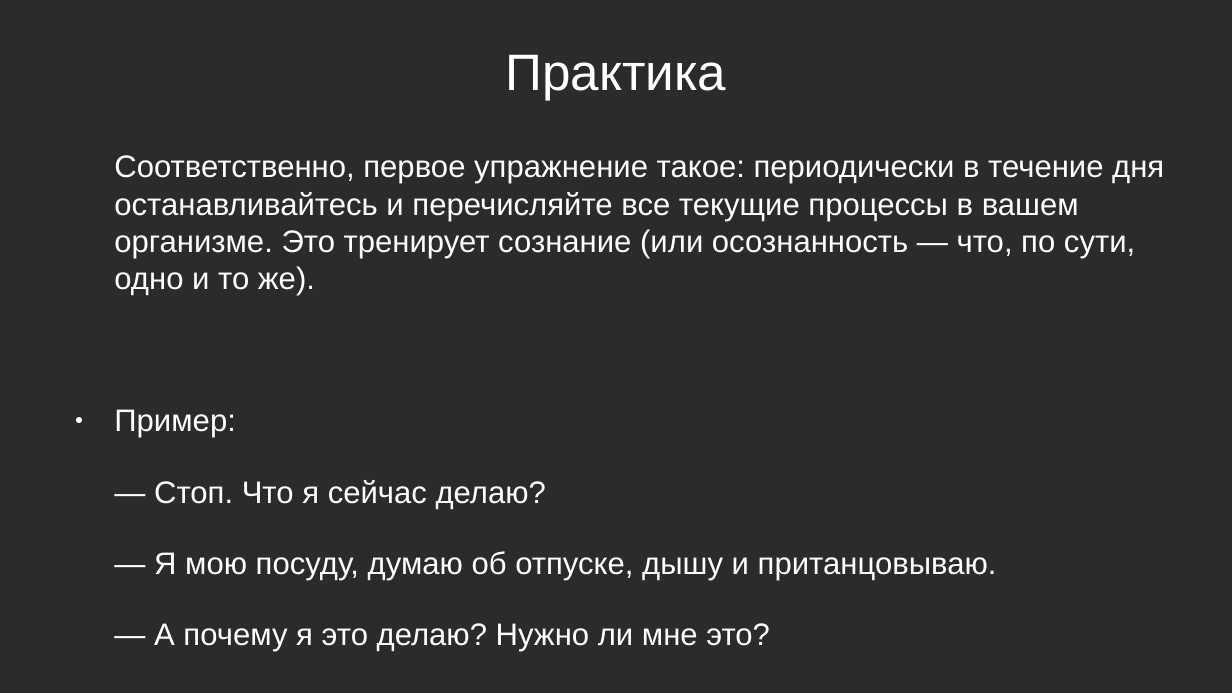
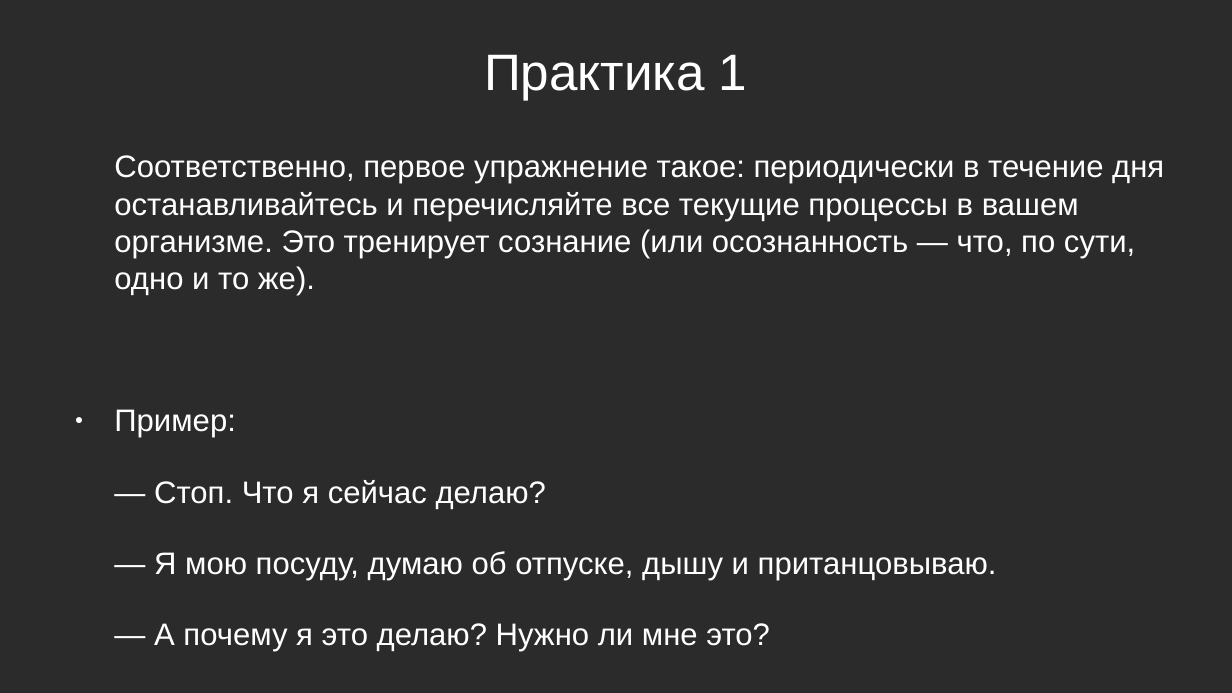
Before and after one commit to Chularev/articles, a slide deck: slide 6 of Psychology/Гомеостаз и мотивация (практика).odp. Drawn at 1232x693 pixels with LibreOffice and Linux fonts; fonts in the diff are those of the drawing; background and template pictures are left out; a plain dark background stands for a picture behind light text. Boxes give left, top, right and bottom in pixels: in the first picture for what was removed or moved away, otherwise in the second. Text is boxed around its words. In the diff, an @@ line names an element or a change of style, - is before the commit and + after.

```diff
--- a/Psychology/Гомеостаз и мотивация (практика).odp
+++ b/Psychology/Гомеостаз и мотивация (практика).odp
@@ title at (x1=484, y1=54, x2=747, y2=101): text changed @@
-Практика
+Практика 1
```
Also in this commit, not shown: 3 other slides changed, 14 slides added, 1 slide removed.
